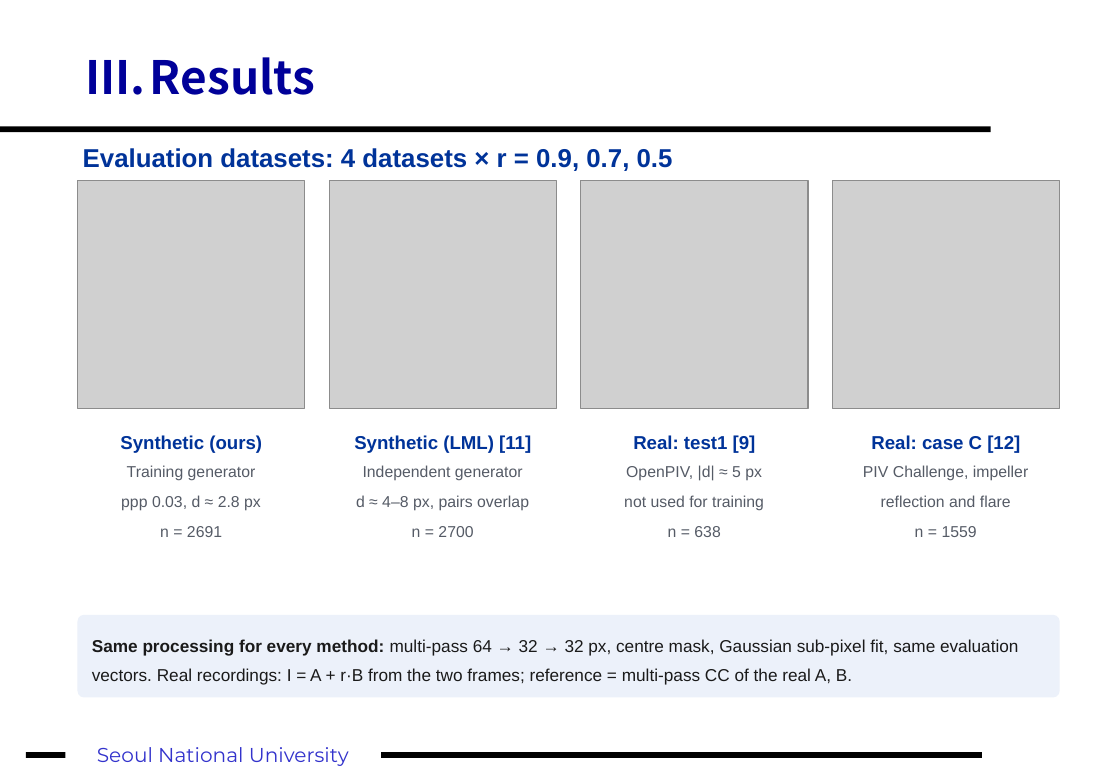
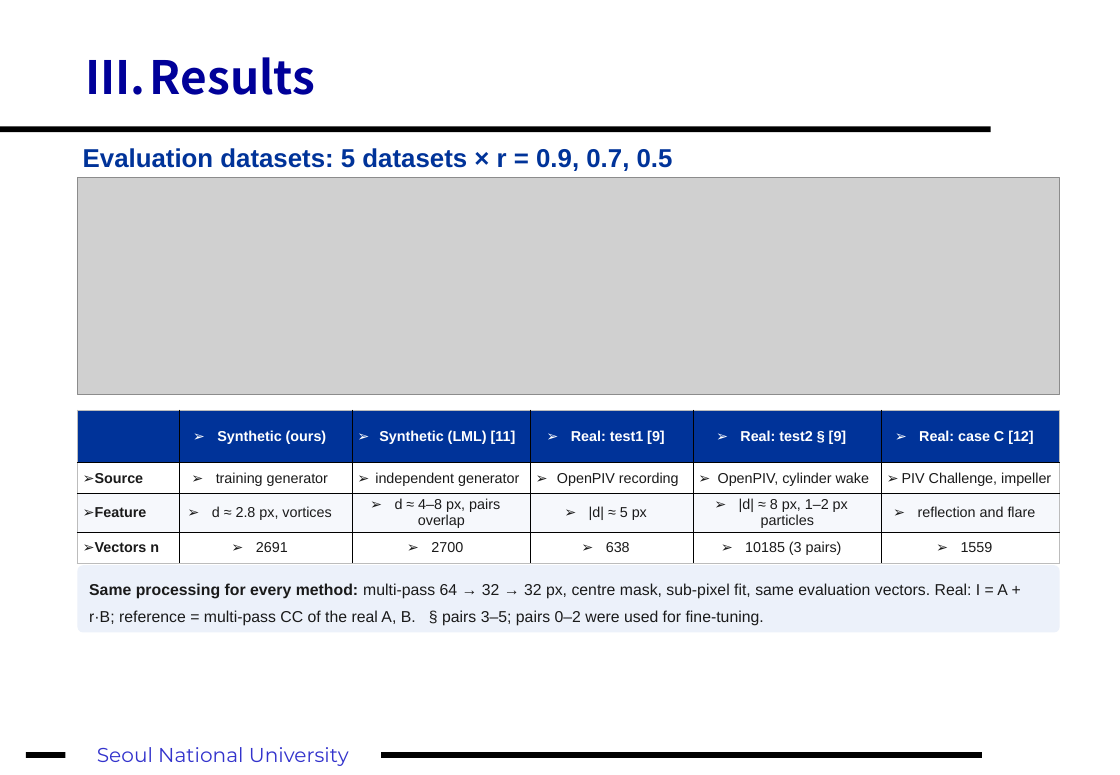
Before and after one commit to fosherrat/piv_termproject, a slide deck: slide 12 of presentation/PIV_term_project.pptx. Drawn at 1120x775 pixels with LibreOffice and Linux fonts; fonts in the diff are those of the drawing; grey boxes stand for pictures. Boxes give left, top, right and bottom in pixels: in the first picture for what was removed or moved away, otherwise in the second. Text is boxed around its words. In the diff, an @@ line names an element or a change of style, - is before the commit and + after.

```diff
--- a/presentation/PIV_term_project.pptx
+++ b/presentation/PIV_term_project.pptx
@@ text at box(83, 148, 673, 171): text changed @@
-Evaluation datasets: 4 datasets × r = 0.9, 0.7, 0.5
+Evaluation datasets: 5 datasets × r = 0.9, 0.7, 0.5
@@ picture: place and size @@
-picture at box(78, 181, 305, 408)
+picture at box(78, 178, 1060, 395)
@@ picture removed at box(329, 181, 556, 408) @@
@@ picture removed at box(581, 181, 809, 408) @@
@@ picture removed at box(833, 181, 1060, 408) @@
@@ table added at box(78, 411, 1059, 559), 4 rows, 6 columns @@
+ | Synthetic (ours) | Synthetic (LML) [11] | Real: test1 [9] | Real: test2 § [9] | Real: case C [12]
+Source | training generator | independent generator | OpenPIV recording | OpenPIV, cylinder wake | PIV Challenge, impeller
+Feature | d ≈ 2.8 px, vortices | d ≈ 4–8 px, pairs overlap | |d| ≈ 5 px | |d| ≈ 8 px, 1–2 px particles | reflection and flare
+Vectors n | 2691 | 2700 | 638 | 10185 (3 pairs) | 1559
@@ text removed at box(120, 435, 262, 453) @@
-Synthetic (ours)
@@ text removed at box(354, 435, 531, 453) @@
-Synthetic (LML) [11]
@@ text removed at box(633, 434, 756, 453) @@
-Real: test1 [9]
@@ text removed at box(871, 435, 1020, 453) @@
-Real: case C [12]
@@ text removed at box(121, 465, 261, 537) @@
-Training generator
-ppp 0.03, d ≈ 2.8 px
-n = 2691
@@ text removed at box(356, 465, 529, 537) @@
-Independent generator
-d ≈ 4–8 px, pairs overlap
-n = 2700
@@ text removed at box(624, 465, 764, 537) @@
-OpenPIV, |d| ≈ 5 px
-not used for training
-n = 638
@@ text removed at box(863, 465, 1028, 537) @@
-PIV Challenge, impeller
-reflection and flare
-n = 1559
@@ rounded rectangle "Same processing for every method: ...": place and size @@
-rounded rectangle "Same processing for every method: ..." at box(78, 615, 1060, 698)
+rounded rectangle "Same processing for every method: ..." at box(78, 566, 1060, 633)
@@ text in rounded rectangle at box(89, 583, 1008, 626): text changed; size 12 to 11 pt @@
-Same processing for every method: multi-pass 64 → 32 → 32 px, centre mask, Gaussian sub-pixel fit, same evaluation vectors. Real recordings: I = A + r·B from the two frames; reference = multi-pass CC of the real A, B.
+Same processing for every method: multi-pass 64 → 32 → 32 px, centre mask, sub-pixel fit, same evaluation vectors. Real: I = A + r·B; reference = multi-pass CC of the real A, B. § pairs 3–5; pairs 0–2 were used for fine-tuning.
```
Also in this commit, not shown: 7 other slides changed, 5 slides added, 3 slides removed, 23 other files.
